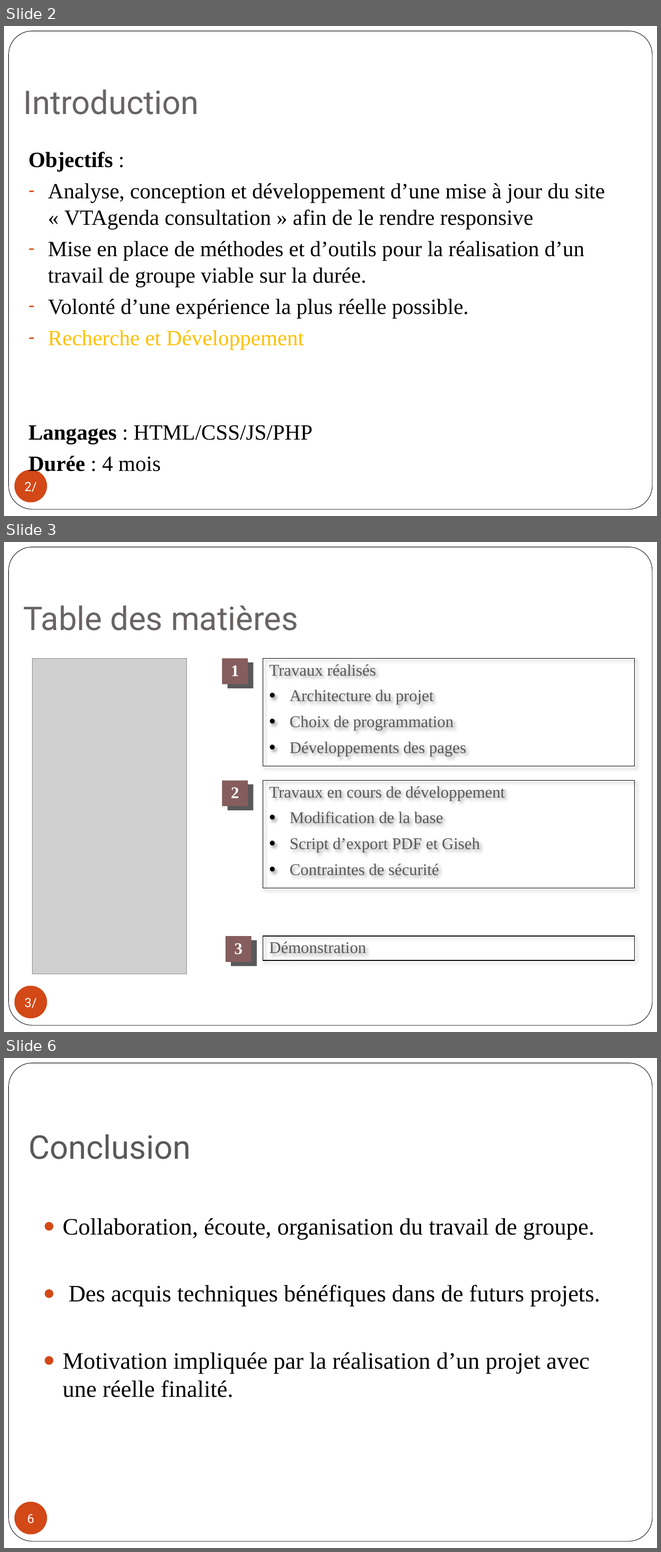
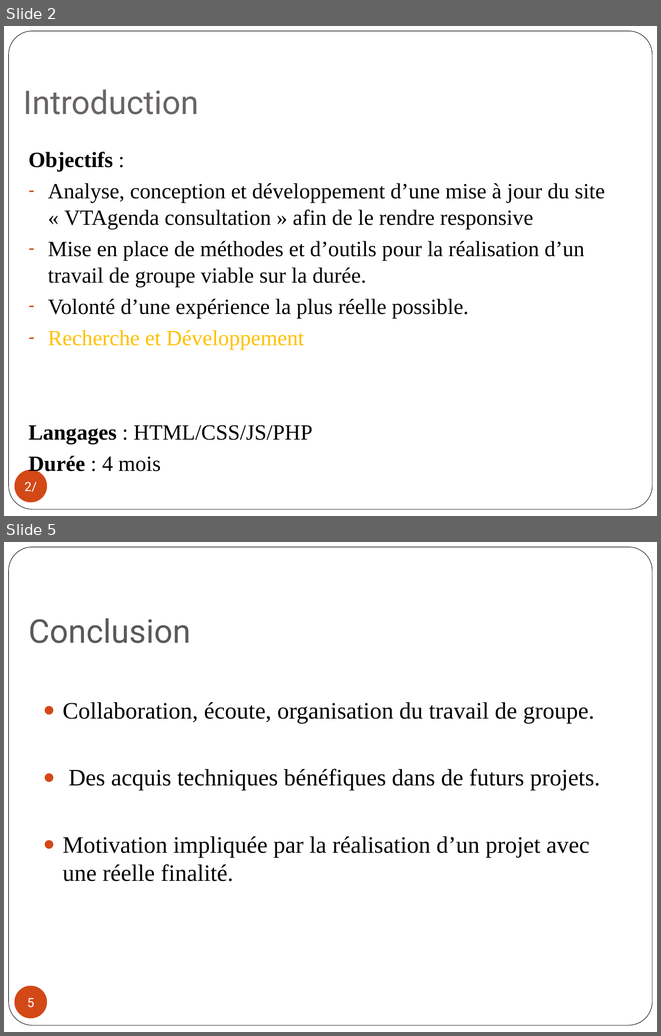
Before and after one commit to edmondsnadane/Projet-R-D, a slide deck: Docs/Soutenance Projet.pptx. Shown one above the other, each under a label of ours: slides 2, 3 and 6 before the commit, slides 2 and 5 after it; the slides between them are not shown. The pictures are 661x1552 and 661x1036 pixels, drawn with LibreOffice and Linux fonts; fonts in the diff are those of the drawing; grey boxes stand for pictures. Boxes give left, top, right and bottom in pixels: in the first picture for what was removed or moved away, otherwise in the second. Text is boxed around its words. In the diff, an @@ line names an element or a change of style, - is before the commit and + after.

```diff
--- a/Docs/Soutenance Projet.pptx
+++ b/Docs/Soutenance Projet.pptx
@@ slide 3 removed at (4,542,657,1032), background #FFFFFF; not listed: 1 template element that a slide beside it also shows @@
@@ title removed at (23,606,298,631) @@
-Table des matières
@@ picture removed at (32,658,187,973) @@
@@ rectangle removed at (222,658,248,685) @@
-1
@@ rectangle removed at (227,662,254,688) @@
@@ rectangle removed at (263,658,634,766) @@
-Travaux réalisés
-• Architecture du projet
-• Choix de programmation
-• Développements des pages
@@ rectangle removed at (222,780,248,806) @@
-2
@@ rectangle removed at (227,784,254,810) @@
@@ rectangle removed at (263,780,634,888) @@
-Travaux en cours de développement
-• Modification de la base
-• Script d’export PDF et Giseh
-• Contraintes de sécurité
@@ rectangle removed at (226,936,252,962) @@
-3
@@ rectangle removed at (263,936,634,960) @@
-Démonstration
@@ rectangle removed at (231,940,257,966) @@
@@ page number removed at (15,986,47,1018) @@
-3/
@@ what was slide 6 is now slide 5 @@
@@ page number at (27,998,34,1007): text changed @@
-6
+5
```
Also in this commit, not shown: 3 slides changed, 1 other file.
